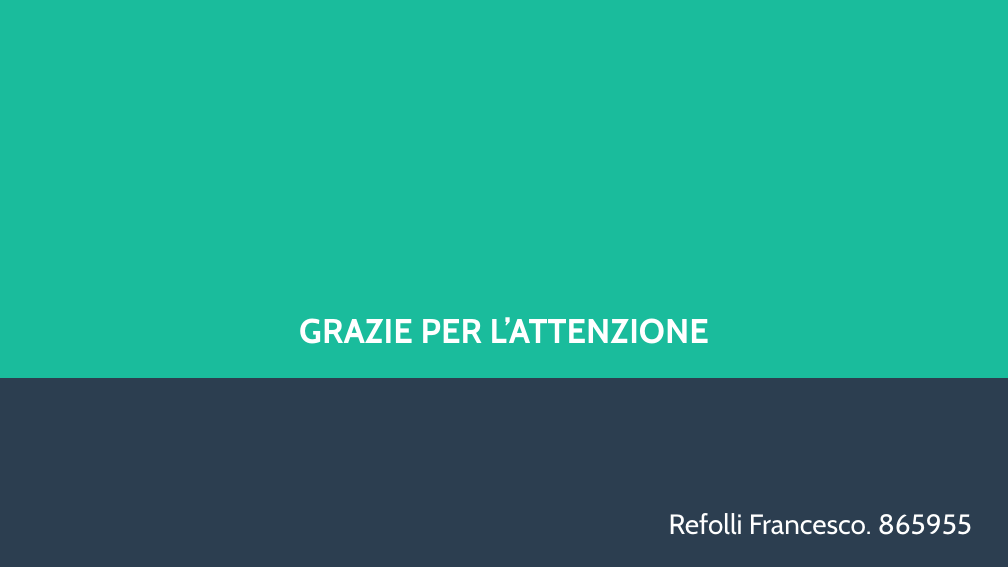
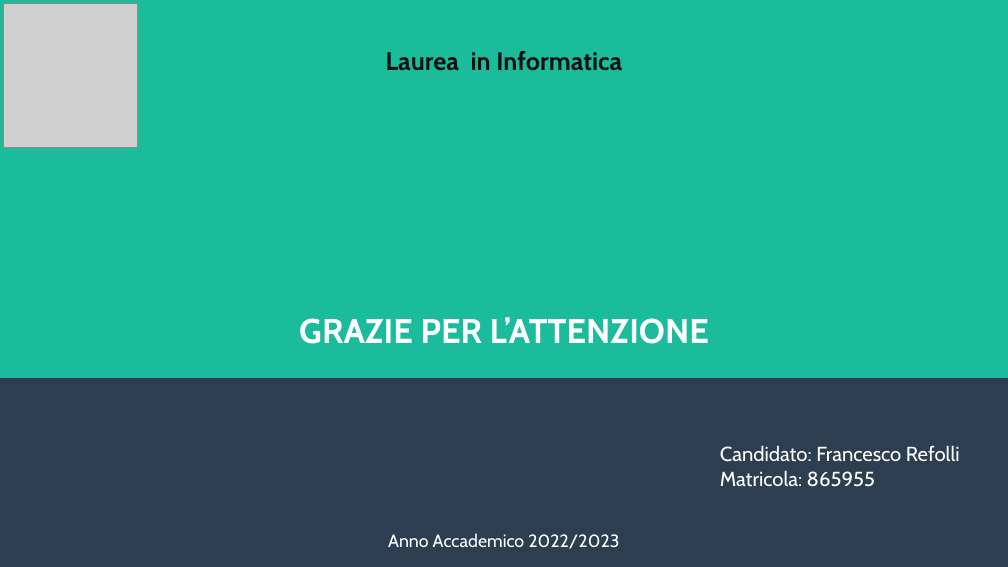
Before and after one commit to frefolli/skullian-thesis, a slide deck: slide 12 of slides.odp. Drawn at 1008x567 pixels with LibreOffice and Linux fonts; fonts in the diff are those of the drawing; grey boxes stand for pictures. Boxes give left, top, right and bottom in pixels: in the first picture for what was removed or moved away, otherwise in the second. Text is boxed around its words. In the diff, an @@ line names an element or a change of style, - is before the commit and + after.

```diff
--- a/slides.odp
+++ b/slides.odp
@@ picture added at (4, 4, 137, 147) @@
@@ text added at (386, 51, 622, 71), 20 pt, text #111111, bold @@
+Laurea in Informatica
@@ text added at (720, 445, 960, 487), 16 pt, text #FFFFFF @@
+Candidato: Francesco Refolli
+Matricola: 865955
@@ text added at (388, 533, 619, 549), 14 pt, text #FFFFFF @@
+Anno Accademico 2022/2023
@@ subtitle removed at (669, 513, 972, 535) @@
-Refolli Francesco. 865955
```
Also in this commit, not shown: 3 other slides changed, 3 other files.
